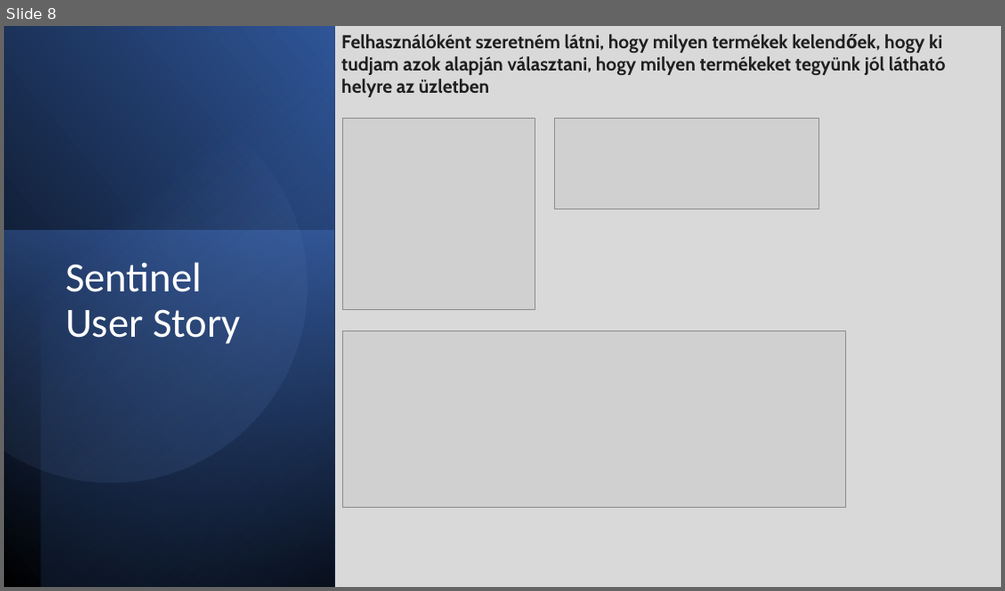
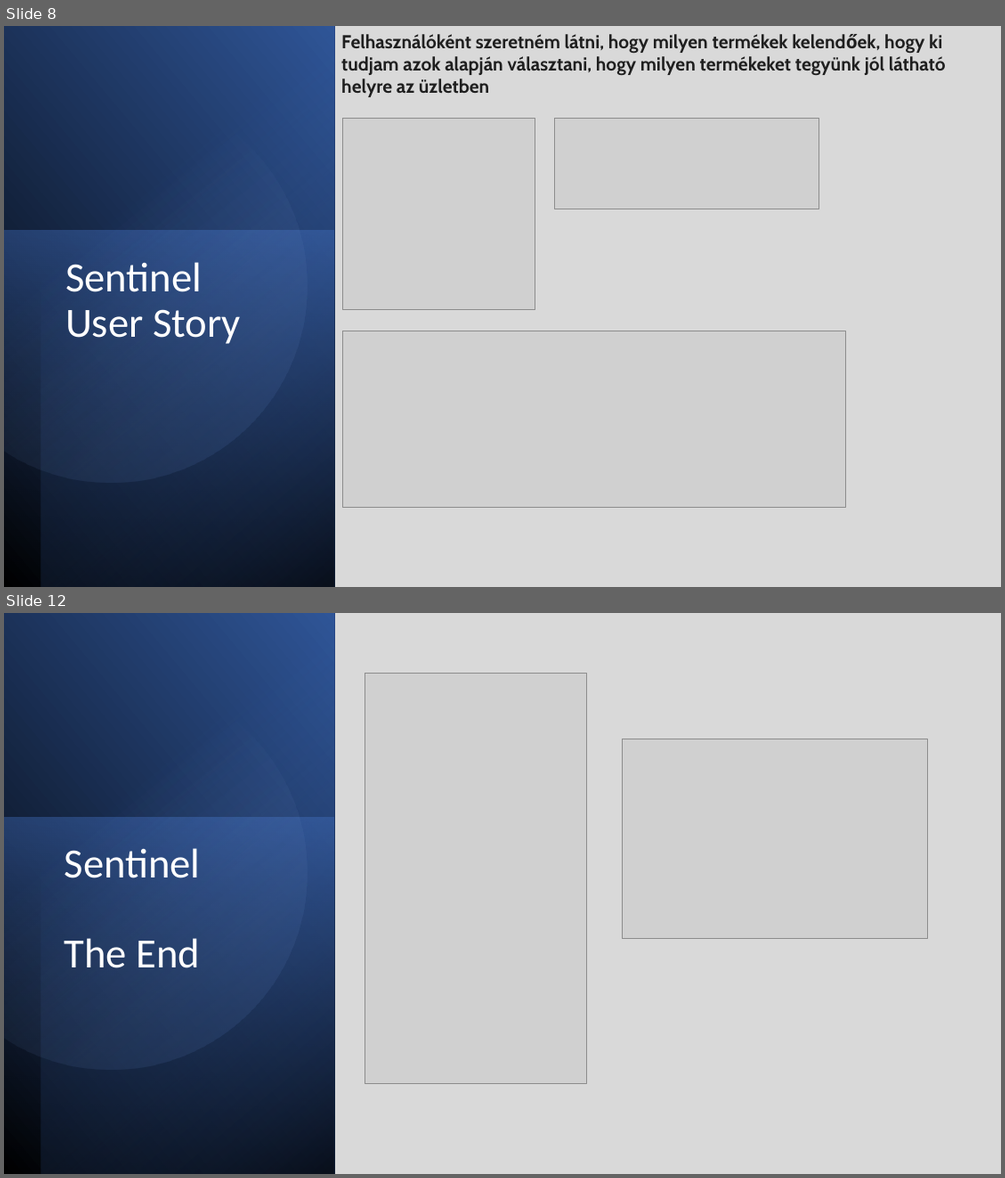
Before and after one commit to zal2004/AgilisSzoftFejlDemo, a slide deck: Sentinel.pptx. Shown one above the other, each under a label of ours: slide 8 before the commit, slides 8 and 12 after it; the slides between them are not shown. The pictures are 1005x591 and 1005x1178 pixels, drawn with LibreOffice and Linux fonts; fonts in the diff are those of the drawing; grey boxes stand for pictures. Boxes give left, top, right and bottom in pixels: in the first picture for what was removed or moved away, otherwise in the second. Text is boxed around its words. In the diff, an @@ line names an element or a change of style, - is before the commit and + after.

```diff
--- a/Sentinel.pptx
+++ b/Sentinel.pptx
@@ slide 12 added at bbox=[4, 613, 1001, 1174], background #D9D9D9 @@
@@ rectangle added at bbox=[4, 613, 334, 1174], fill gradient #000000 to #2F5597 @@
@@ rectangle added at bbox=[41, 613, 334, 1174], fill gradient #000000 to #4472C4 @@
@@ freeform shape added at bbox=[4, 652, 342, 1104], fill gradient #8FAADC to #2F5597 @@
@@ picture added at bbox=[365, 673, 587, 1083] @@
@@ picture added at bbox=[623, 738, 928, 939] @@
@@ rectangle added at bbox=[4, 818, 334, 1174], fill gradient #4472C4 to #203864 @@
@@ title added at bbox=[65, 848, 201, 968], 40 pt, text #FFFFFF @@
+Sentinel
+The End
```
Also in this commit, not shown: 5 slides changed, 1 slide removed, 10 other files.
